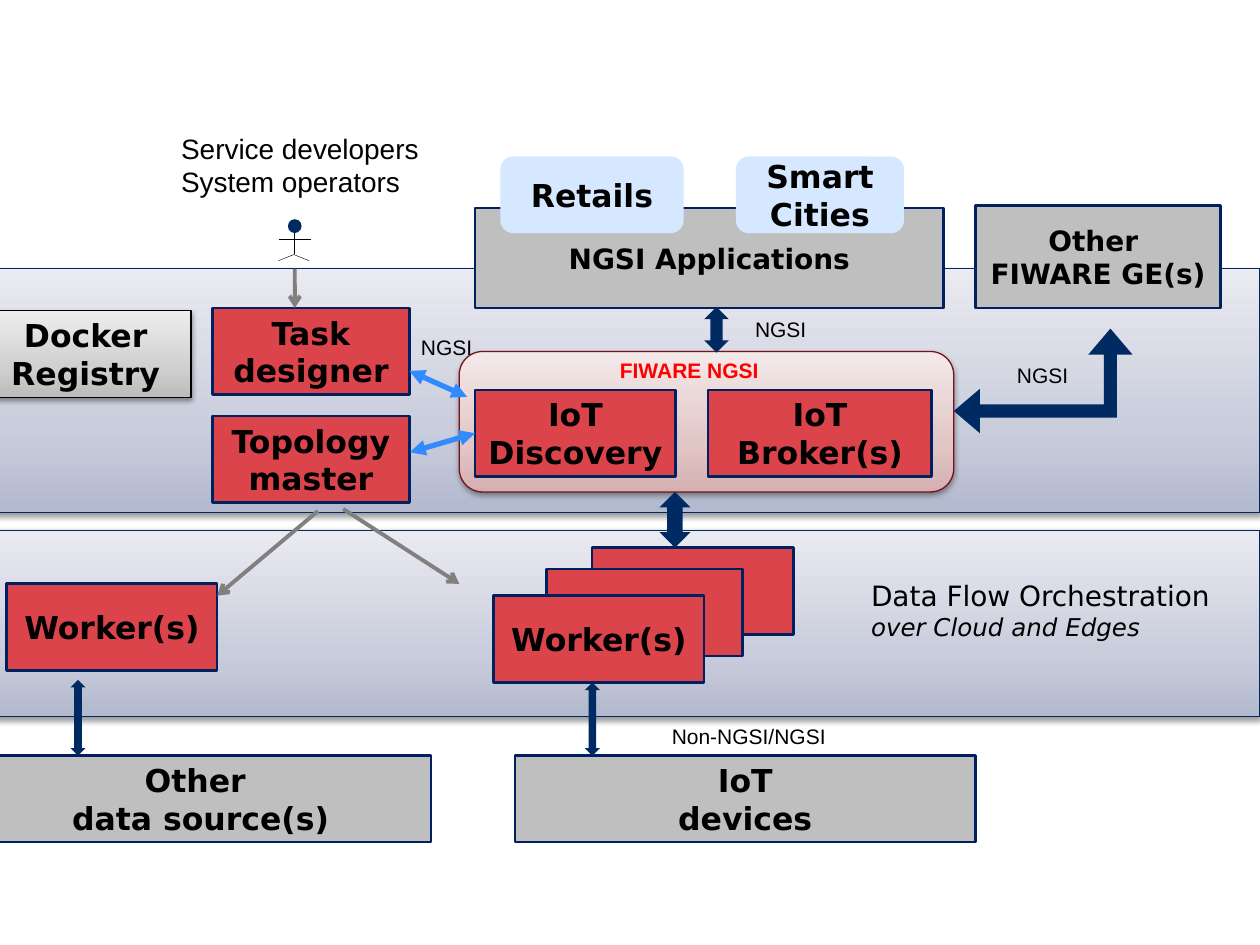
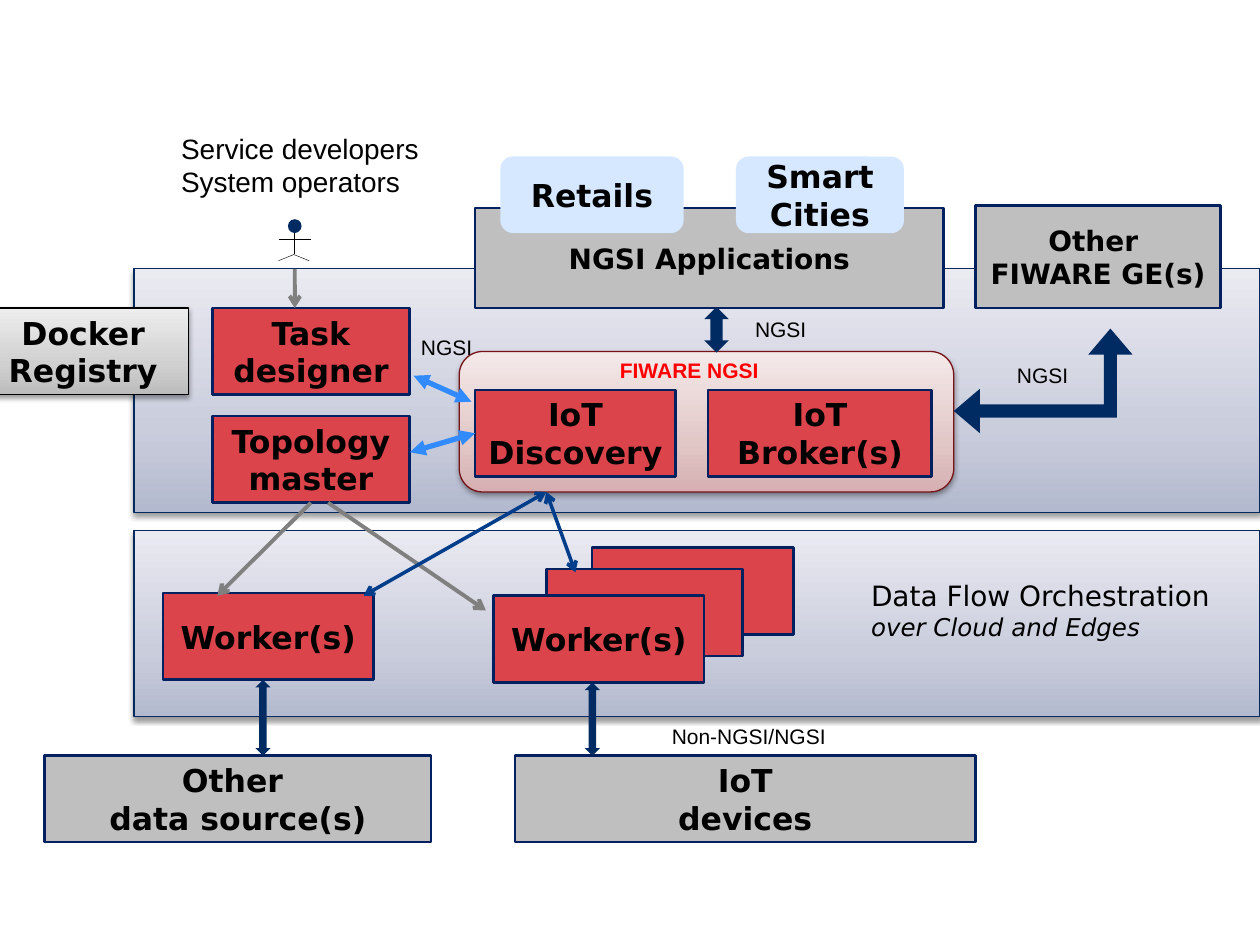
Before and after one commit to smartfog/fogflow, a slide deck: slide 1 of doc/en/source/figures/figures.pptx. Drawn at 1260x945 pixels with LibreOffice and Linux fonts; fonts in the diff are those of the drawing. Boxes give left, top, right and bottom in pixels: in the first picture for what was removed or moved away, otherwise in the second. Text is boxed around its words. In the diff, an @@ line names an element or a change of style, - is before the commit and + after.

Commit message:
update the figures in the original ppt file

```diff
--- a/doc/en/source/figures/figures.pptx
+++ b/doc/en/source/figures/figures.pptx
@@ rectangle: place and size @@
-rectangle at [0, 268, 1260, 512]
+rectangle at [134, 268, 1260, 512]
@@ double arrow moved from (467, 397) - (410, 370) to (471, 402) - (413, 375) @@
@@ arrow moved from (318, 512) - (217, 596) to (311, 503) - (217, 596) @@
@@ arrow moved from (343, 509) - (459, 583) to (328, 503) - (486, 611) @@
@@ double arrow added from (364, 596) to (547, 491), #003D8B 2 pt @@
@@ double arrow added from (576, 572) to (547, 491), #003D8B 2 pt @@
@@ up down arrow removed at [659, 491, 690, 547] @@
@@ rectangle: place and size @@
-rectangle at [0, 530, 1260, 717]
+rectangle at [134, 530, 1260, 717]
@@ rectangle "Worker(s)": place and size @@
-rectangle "Worker(s)" at [6, 583, 217, 670]
+rectangle "Worker(s)" at [163, 593, 373, 680]
@@ up down arrow: place and size @@
-up down arrow at [71, 680, 86, 756]
+up down arrow at [256, 680, 271, 756]
@@ rectangle "Other": place and size @@
-rectangle "Other" at [0, 756, 431, 843]
+rectangle "Other" at [44, 756, 431, 843]
```
